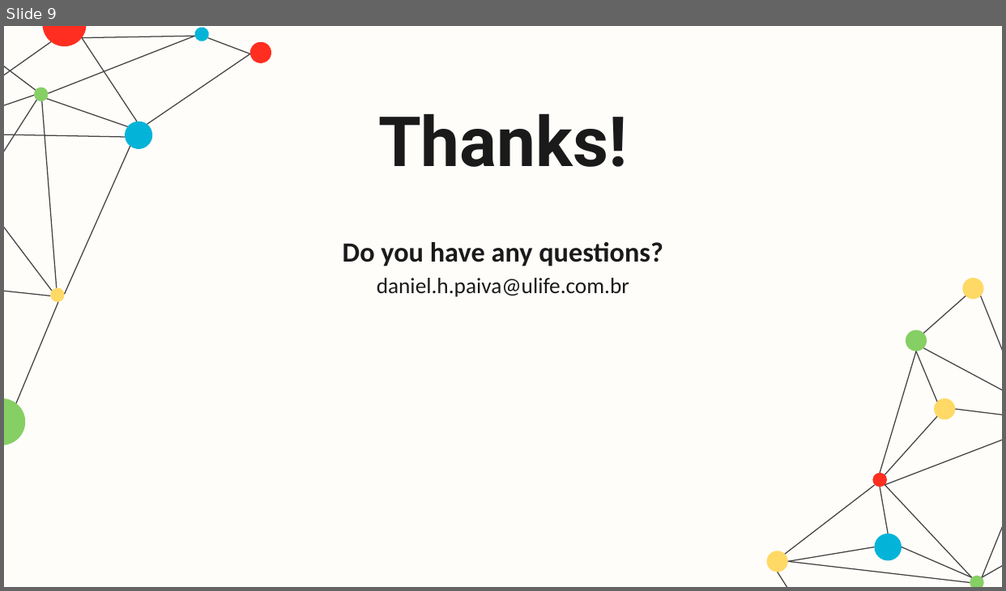
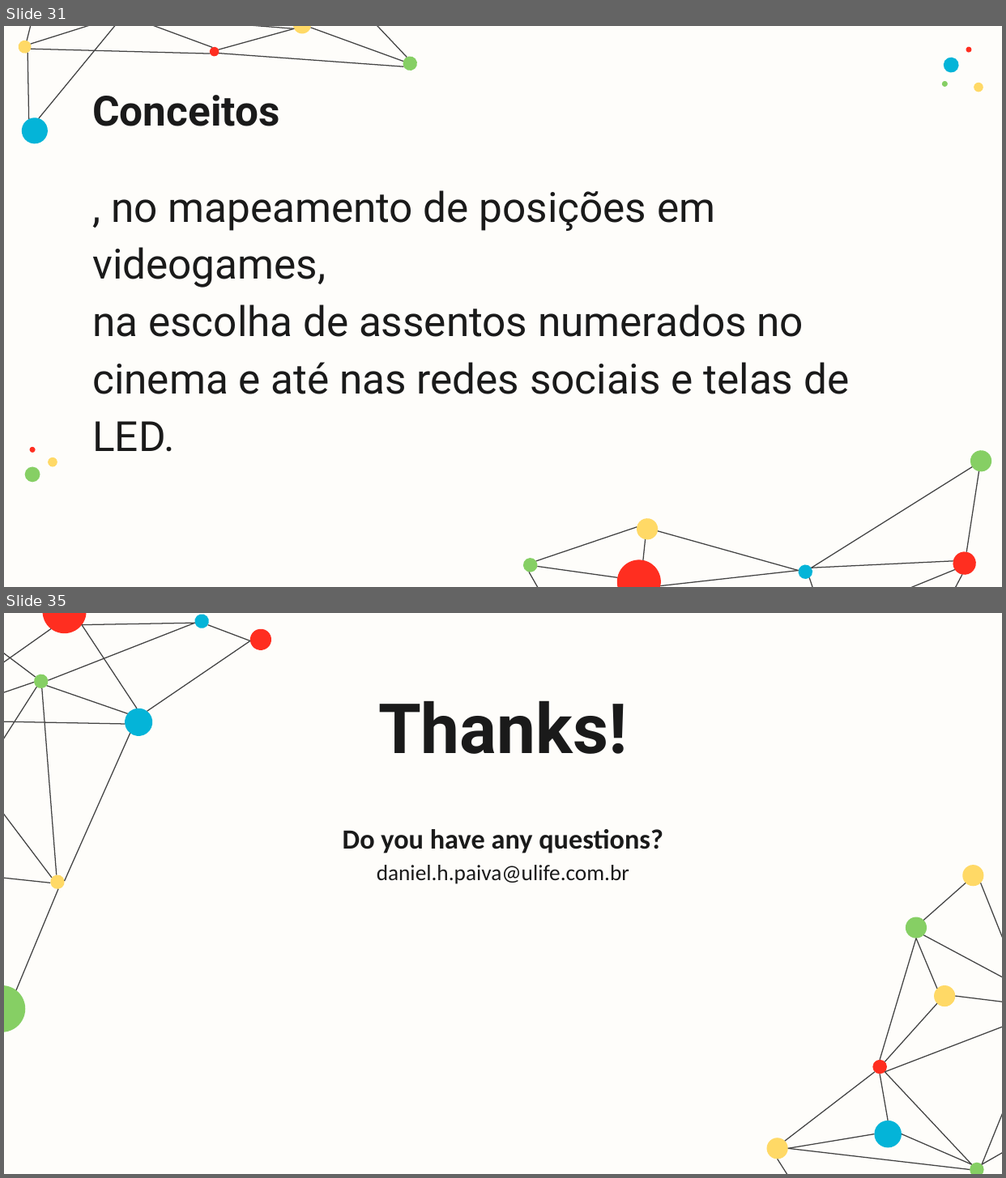
Before and after one commit to danhpaiva/una-teach-mca-202602, a slide deck: slide/teorica/05/05.mc.pptx. Shown one above the other, each under a label of ours: slide 9 before the commit, slides 31 and 35 after it; the slides between them are not shown. The pictures are 1006x591 and 1006x1178 pixels, drawn with LibreOffice and Linux fonts; fonts in the diff are those of the drawing. Boxes give left, top, right and bottom in pixels: in the first picture for what was removed or moved away, otherwise in the second. Text is boxed around its words. In the diff, an @@ line names an element or a change of style, - is before the commit and + after.

```diff
--- a/slide/teorica/05/05.mc.pptx
+++ b/slide/teorica/05/05.mc.pptx
@@ slide 31 added at <box>4,26,1002,587</box>, background #FEFDFA @@
@@ title added at <box>92,95,279,126</box>, 30 pt, text #1A1A1A, bold @@
+Conceitos
@@ group added at <box>25,47,983,482</box>: 7 ellipses @@
@@ subtitle added at <box>92,190,849,452</box>, 30 pt, text #1A1A1A @@
+, no mapeamento de posições em videogames,
+na escolha de assentos numerados no cinema e até nas redes sociais e telas de LED.
@@ group added at <box>16,26,995,587</box>: 23 lines, 11 ellipses @@
@@ what was slide 9 is now slide 35 @@
```
Also in this commit, not shown: 2 slides changed, 30 other slides added, 5 slides removed, 1 other file.
